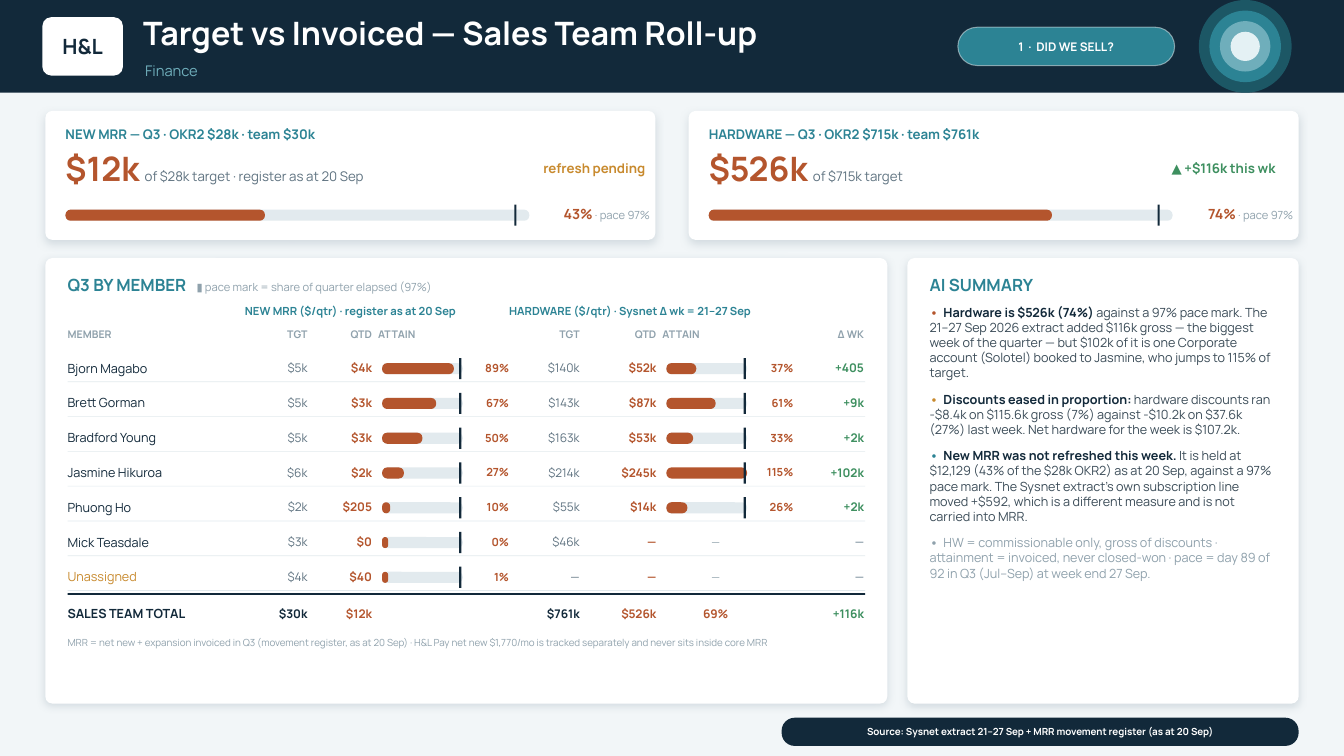
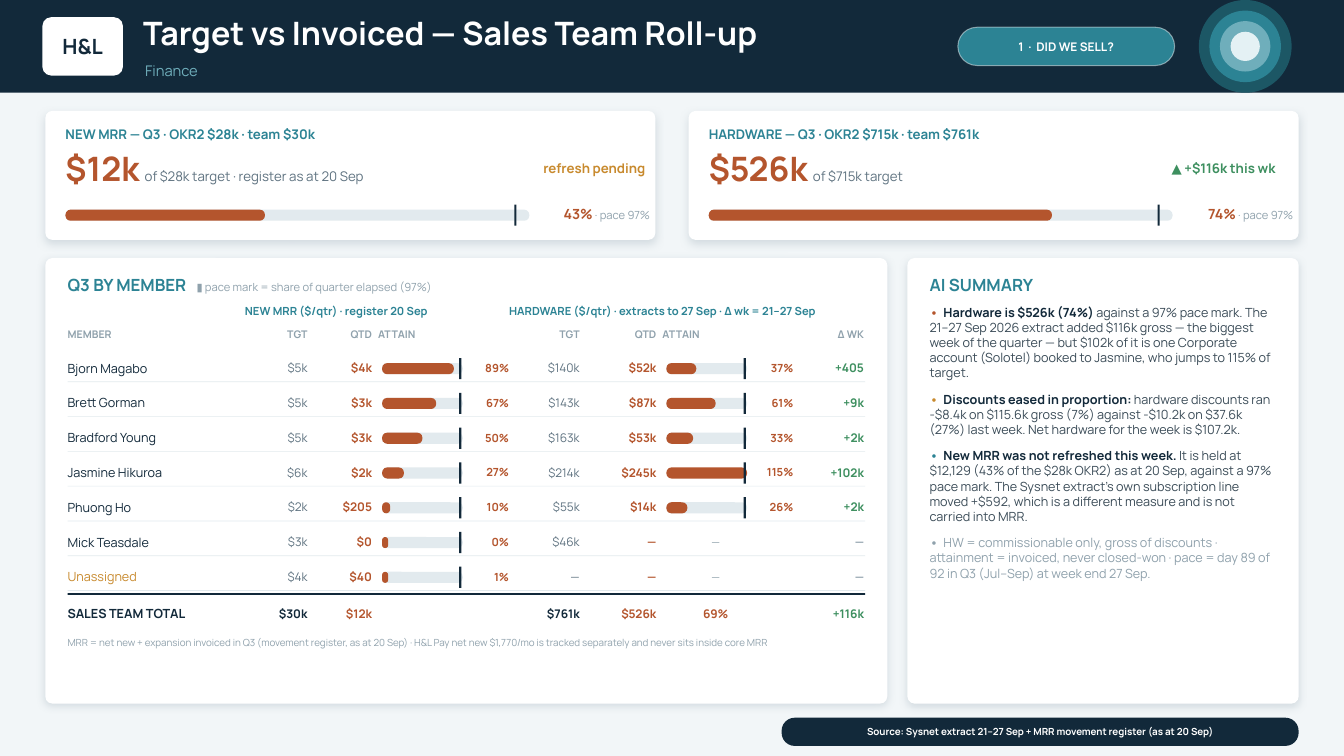
Before and after one commit to ihorner-hl/leadership-reporting, a slide deck: slide 4 of exec-deck/output/H&L Weekly Update - WC 21 Sep 2026.pptx (slide 5 before the commit). Drawn at 1344x756 pixels with LibreOffice and Linux fonts; fonts in the diff are those of the drawing. Boxes give left, top, right and bottom in pixels: in the first picture for what was removed or moved away, otherwise in the second. Text is boxed around its words. In the diff, an @@ line names an element or a change of style, - is before the commit and + after.

```diff
--- a/exec-deck/output/H&L Weekly Update - WC 21 Sep 2026.pptx
+++ b/exec-deck/output/H&L Weekly Update - WC 21 Sep 2026.pptx
@@ text at [245,305,428,318]: text changed @@
-NEW MRR ($/qtr) · register as at 20 Sep
+NEW MRR ($/qtr) · register 20 Sep
@@ text at [509,305,816,318]: text changed @@
-HARDWARE ($/qtr) · Sysnet Δ wk = 21–27 Sep
+HARDWARE ($/qtr) · extracts to 27 Sep · Δ wk = 21–27 Sep
```
Also in this commit, not shown: 8 other slides changed, 2 slides removed, 9 other files.
